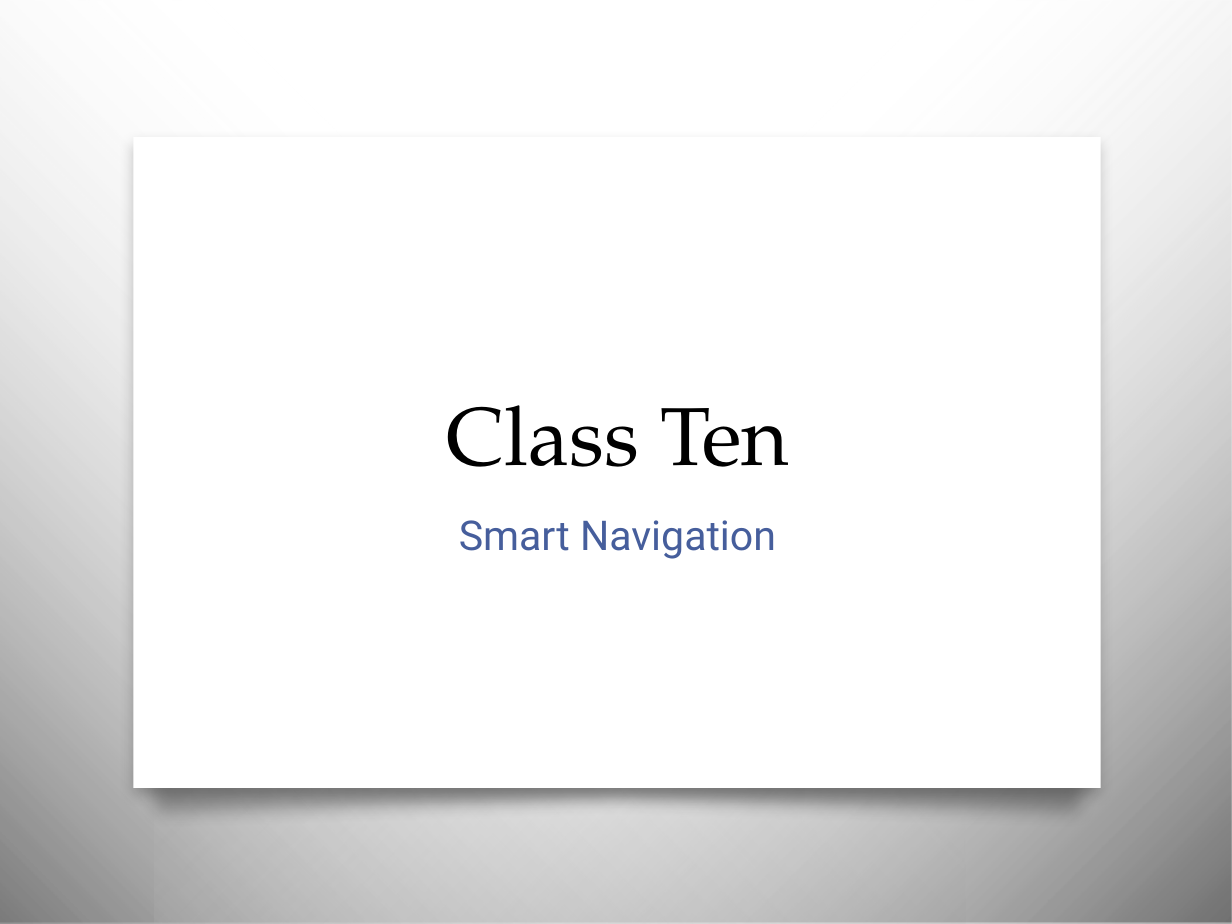
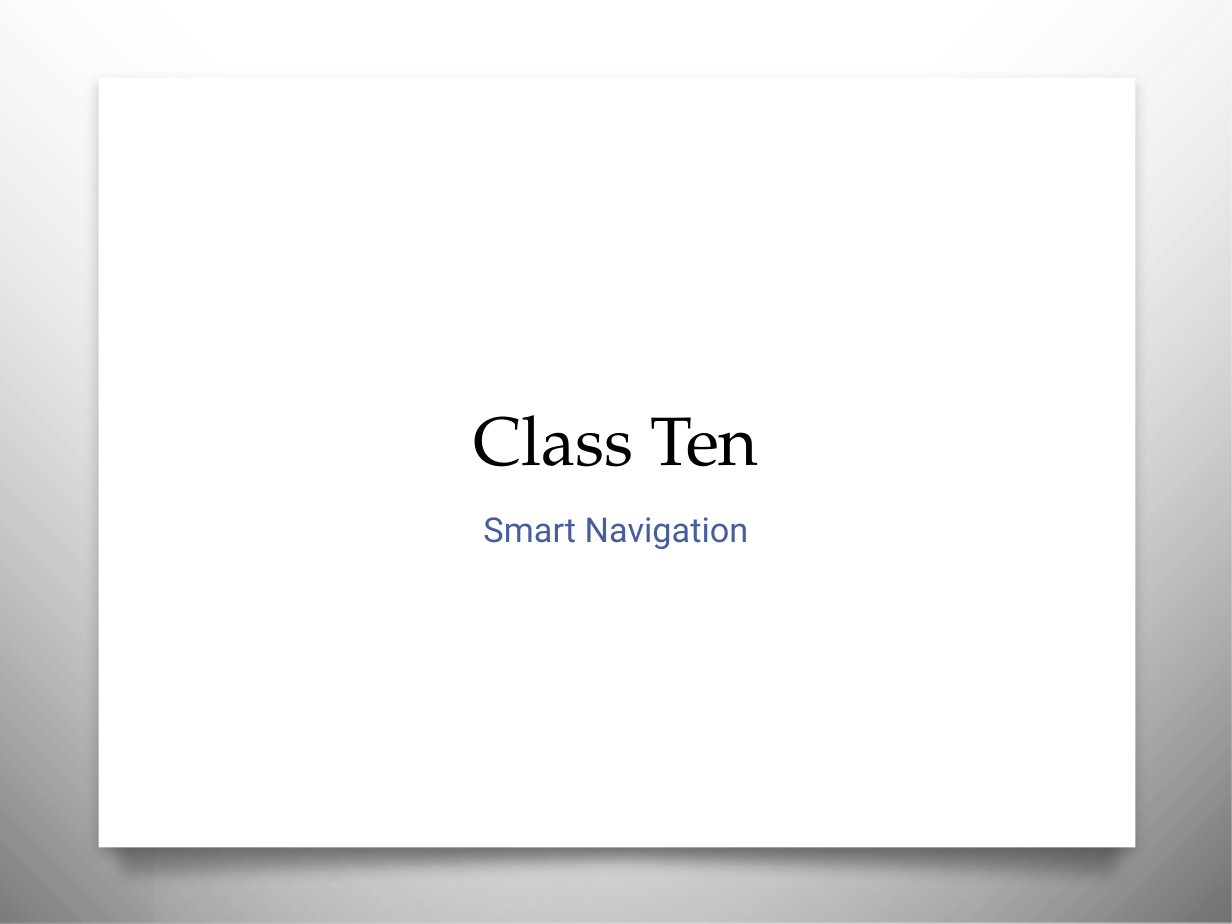
Before and after one commit to awayken/USF-ART329, a slide deck: slide 18 of slides/classnine/slides.pptx (slide 1 before the commit). Drawn at 1232x924 pixels with LibreOffice and Linux fonts; fonts in the diff are those of the drawing; background and template pictures are left out. Boxes give left, top, right and bottom in pixels: in the first picture for what was removed or moved away, otherwise in the second. Text is boxed around its words. In the diff, an @@ line names an element or a change of style, - is before the commit and + after.

```diff
--- a/slides/classnine/slides.pptx
+++ b/slides/classnine/slides.pptx
@@ rectangle: place and size @@
-rectangle at (133,137,1100,787)
+rectangle at (99,78,1136,848)
@@ title "Class Ten": place and size @@
-title "Class Ten" at (447,405,790,467)
+title "Class Ten" at (473,415,759,467)
@@ title "Class Ten" at (473,415,759,467): size 48 to 40 pt @@
@@ text "Smart Navigation": place and size @@
-text "Smart Navigation" at (459,520,776,559)
+text "Smart Navigation" at (483,517,749,549)
@@ text "Smart Navigation" at (483,517,749,549): size 24 to 20 pt @@
@@ freeform shape: place and size @@
-freeform shape at (121,756,1115,829)
+freeform shape at (85,818,1152,891)
```
Also in this commit, not shown: 3 other slides changed, 11 slides added, 1 slide removed.
